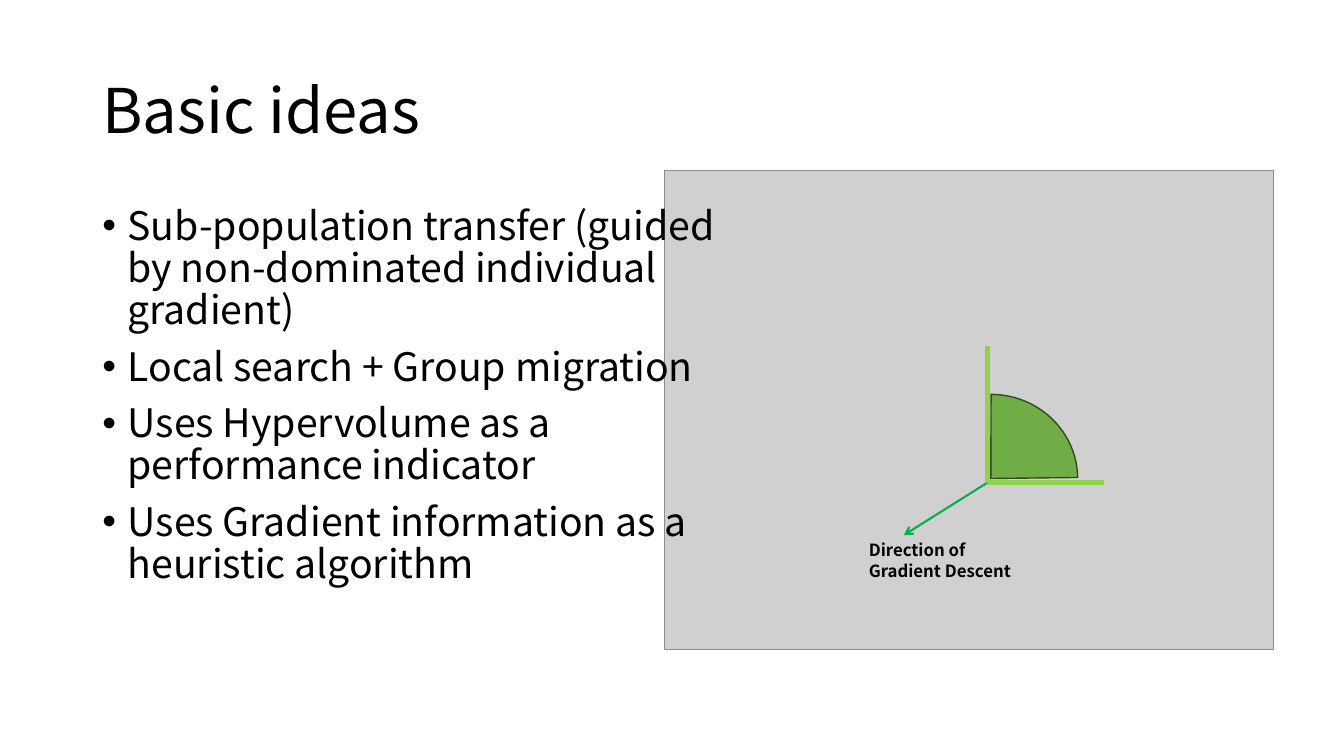
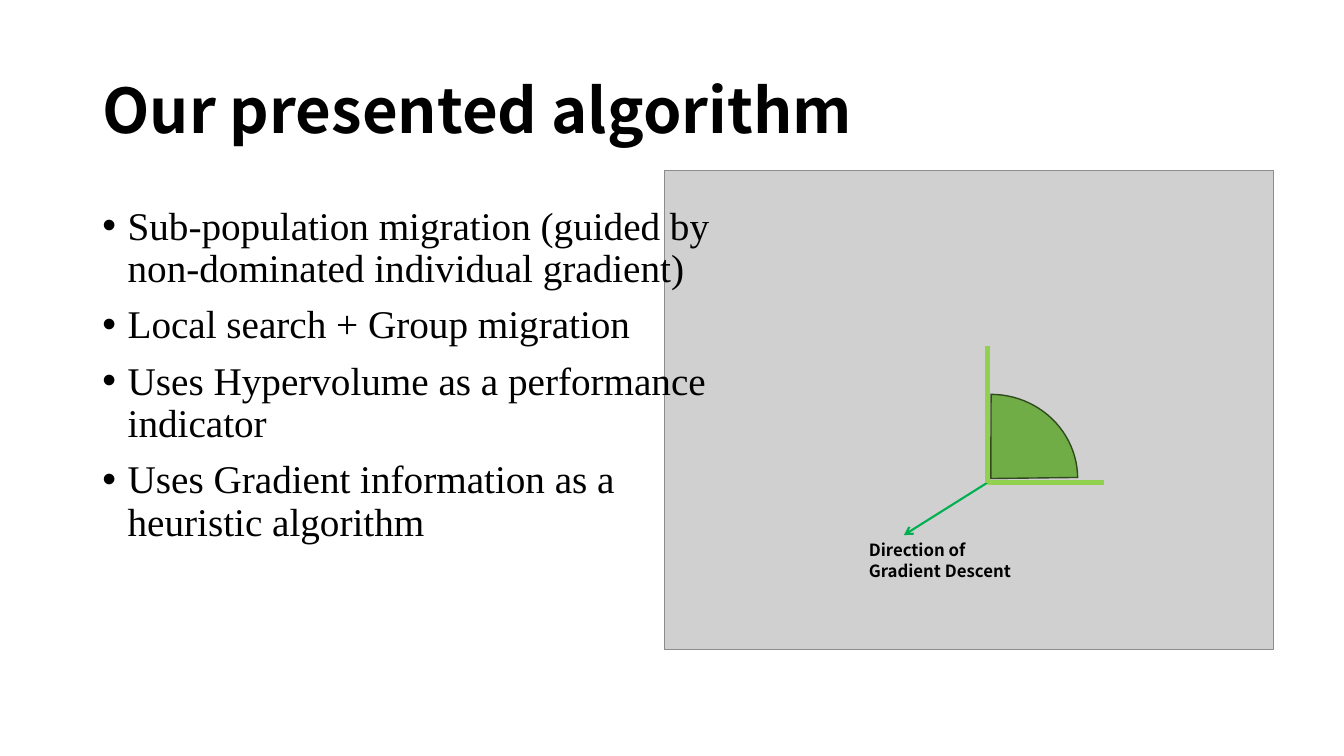
Before and after one commit to Nore-i/GP-Hybrid, a slide deck: slide 13 of presentation-first.pptx. Drawn at 1344x756 pixels with LibreOffice and Linux fonts; fonts in the diff are those of the drawing; grey boxes stand for pictures. Boxes give left, top, right and bottom in pixels: in the first picture for what was removed or moved away, otherwise in the second. Text is boxed around its words. In the diff, an @@ line names an element or a change of style, - is before the commit and + after.

```diff
--- a/presentation-first.pptx
+++ b/presentation-first.pptx
@@ title at [102,83,852,148]: text changed; bold on @@
-Basic ideas
+Our presented algorithm
@@ text at [128,212,709,290]: text changed; font Noto Sans CJK SC to Times New Roman @@
-• Sub-population transfer (guided by non-dominated individual gradient)
+• Sub-population migration (guided by non-dominated individual gradient)
@@ text at [128,310,706,543]: font Noto Sans CJK SC to Times New Roman in "Local search + Group migration", "Uses Hypervolume as a performance indicator", "Uses Gradient information as a heuristic algorithm" @@
```
Also in this commit, not shown: 13 other slides changed, 2 slides added.
